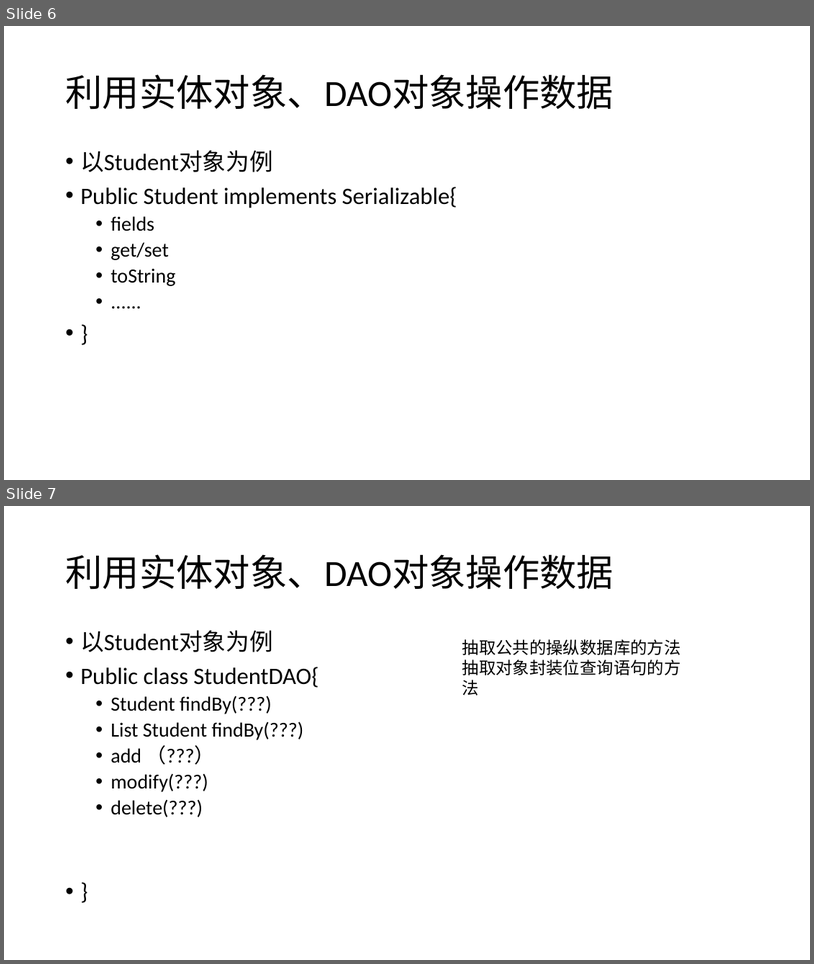
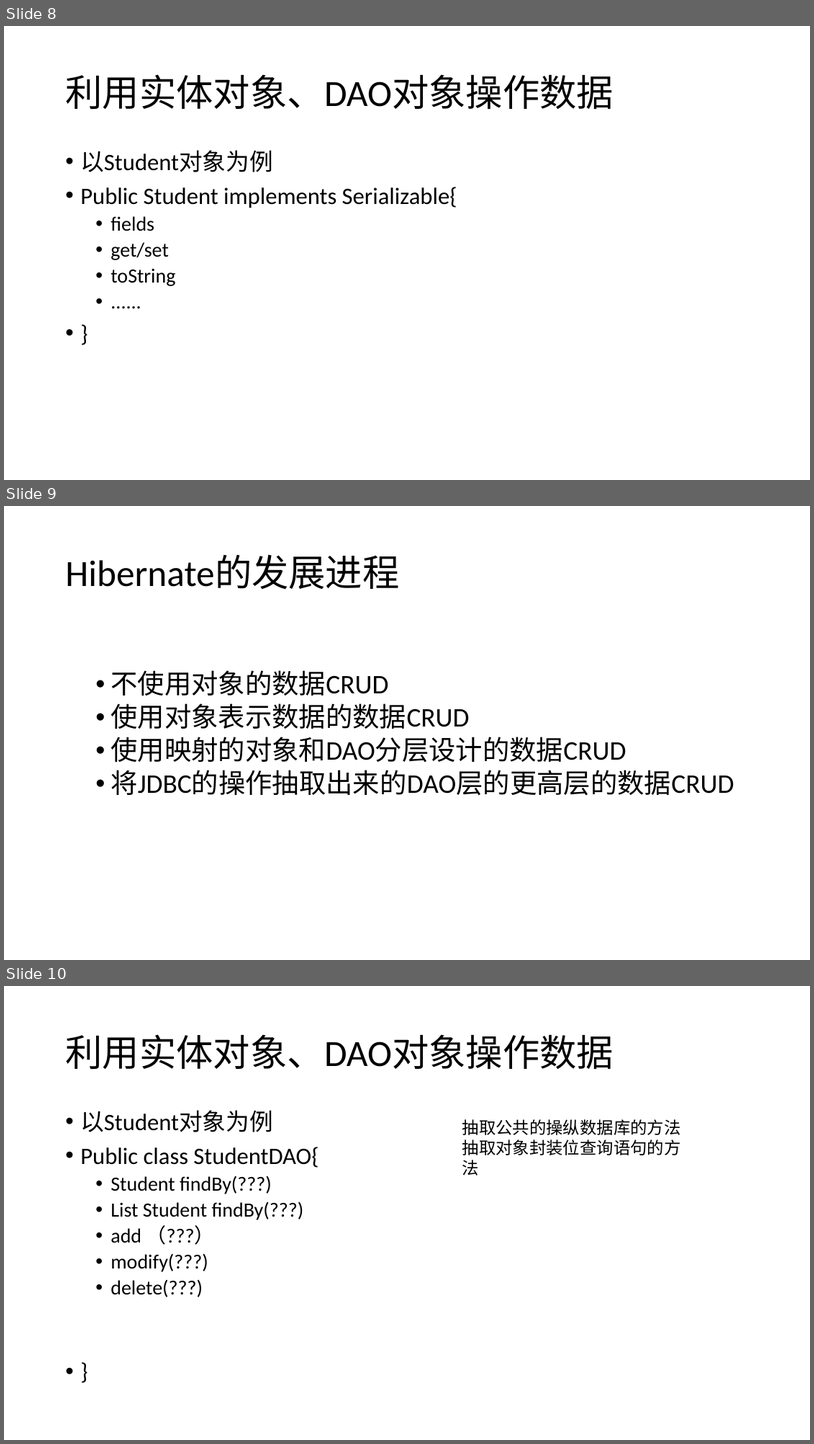
Before and after one commit to liangshanhero/sa, a slide deck: sa/文档/2019 软件体系结构（08）：ORM DAO模式.pptx. Shown one above the other, each under a label of ours: slides 6 and 7 before the commit, slides 8, 9 and 10 after it. The pictures are 814x964 and 814x1444 pixels, drawn with LibreOffice and Linux fonts; fonts in the diff are those of the drawing. Boxes give left, top, right and bottom in pixels: in the first picture for what was removed or moved away, otherwise in the second. Text is boxed around its words. In the diff, an @@ line names an element or a change of style, - is before the commit and + after.

```diff
--- a/sa/文档/2019 软件体系结构（08）：ORM DAO模式.pptx
+++ b/sa/文档/2019 软件体系结构（08）：ORM DAO模式.pptx
@@ slide 9 added at <box>4,506,810,960</box>, background #FFFFFF @@
@@ title added at <box>65,555,399,589</box>, 44 pt, text #000000 @@
+Hibernate的发展进程
@@ text added at <box>111,670,734,795</box>, 32 pt, text #000000 @@
+  • 不使用对象的数据CRUD
+  • 使用对象表示数据的数据CRUD
+  • 使用映射的对象和DAO分层设计的数据CRUD
+  • 将JDBC的操作抽取出来的DAO层的更高层的数据CRUD
@@ what was slide 6 is now slide 8 @@
@@ what was slide 7 is now slide 10 @@
```
Also in this commit, not shown: 2 other slides added, 1 other file.
